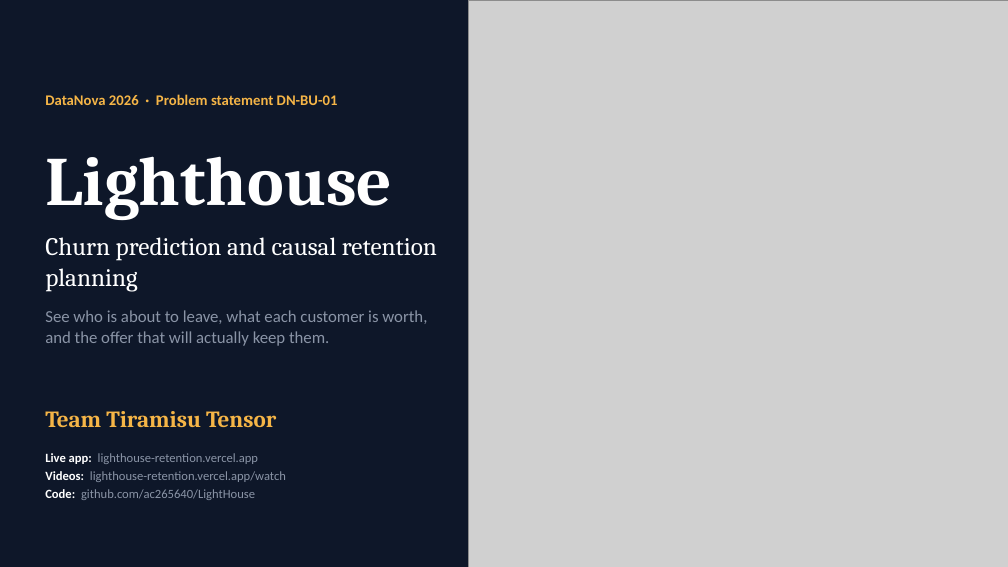
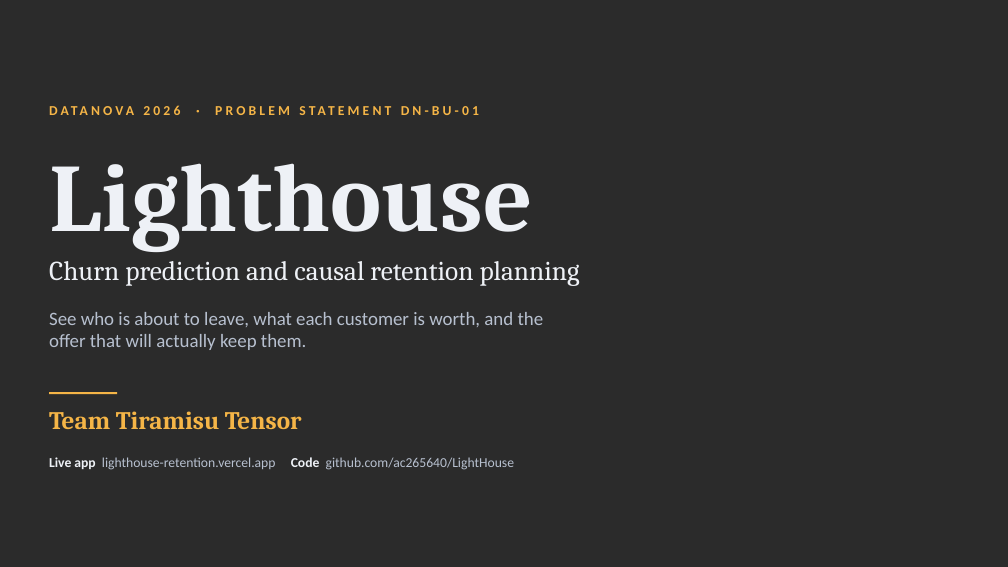
Before and after one commit to ac265640/LightHouse, a slide deck: slide 1 of frontend/public/deck/Lighthouse-Team-Tiramisu-Tensor.pptx. Drawn at 1008x567 pixels with LibreOffice and Linux fonts; fonts in the diff are those of the drawing; grey boxes stand for pictures; background and template pictures are left out; a plain dark background stands for a picture behind light text. Boxes give left, top, right and bottom in pixels: in the first picture for what was removed or moved away, otherwise in the second. Text is boxed around its words. In the diff, an @@ line names an element or a change of style, - is before the commit and + after.

Commit message:
docs: redesign the pitch deck with a night-sea lighthouse theme
Each slide sits on its own rendered night scene, with the lighthouse beam
aimed at that slide's content. Slow fades between slides make the beam
appear to sweep. Text, charts and tables stay native and editable.

```diff
--- a/frontend/public/deck/Lighthouse-Team-Tiramisu-Tensor.pptx
+++ b/frontend/public/deck/Lighthouse-Team-Tiramisu-Tensor.pptx
@@ background #0E1729 to picture (left out) @@
@@ picture removed at <box>469,0,1008,567</box> @@
@@ text at <box>45,94,338,105</box>: text changed; size 14 to 13 pt @@
-DataNova 2026 · Problem statement DN-BU-01
+DATANOVA 2026 · PROBLEM STATEMENT DN-BU-01
@@ text "Lighthouse": place and size @@
-text "Lighthouse" at <box>45,156,392,220</box>
+text "Lighthouse" at <box>49,163,533,252</box>
@@ text "Lighthouse" at <box>49,163,533,252</box>: size 66 to 92 pt, text colour #FFFFFF to #EEF1F6 @@
@@ text "Churn prediction and causal retention ...": place and size @@
-text "Churn prediction and causal retention ..." at <box>45,237,437,292</box>
+text "Churn prediction and causal retention ..." at <box>49,261,580,286</box>
@@ text "Churn prediction and causal retention ..." at <box>49,261,580,286</box>: size 24 to 26 pt, text colour #FFFFFF to #EEF1F6 @@
@@ text "See who is about to ..." at <box>49,312,544,350</box>: size 16 to 18 pt, text colour #8A94A6 to #B7C0CF @@
@@ text "Team Tiramisu Tensor" at <box>49,411,302,429</box>: size 22 to 24 pt @@
@@ line added from (49, 393) to (117, 393), #F5B547 2 pt @@
@@ text at <box>49,457,514,470</box>: text changed; size 12 to 13 pt; text colour #8A94A6 to #B7C0CF @@
-Live app: lighthouse-retention.vercel.app
-Videos: lighthouse-retention.vercel.app/watch
-Code: github.com/ac265640/LightHouse
+Live app lighthouse-retention.vercel.app Code github.com/ac265640/LightHouse
```
Also in this commit, not shown: 14 other slides changed, 1 slide added, 4 other files.
